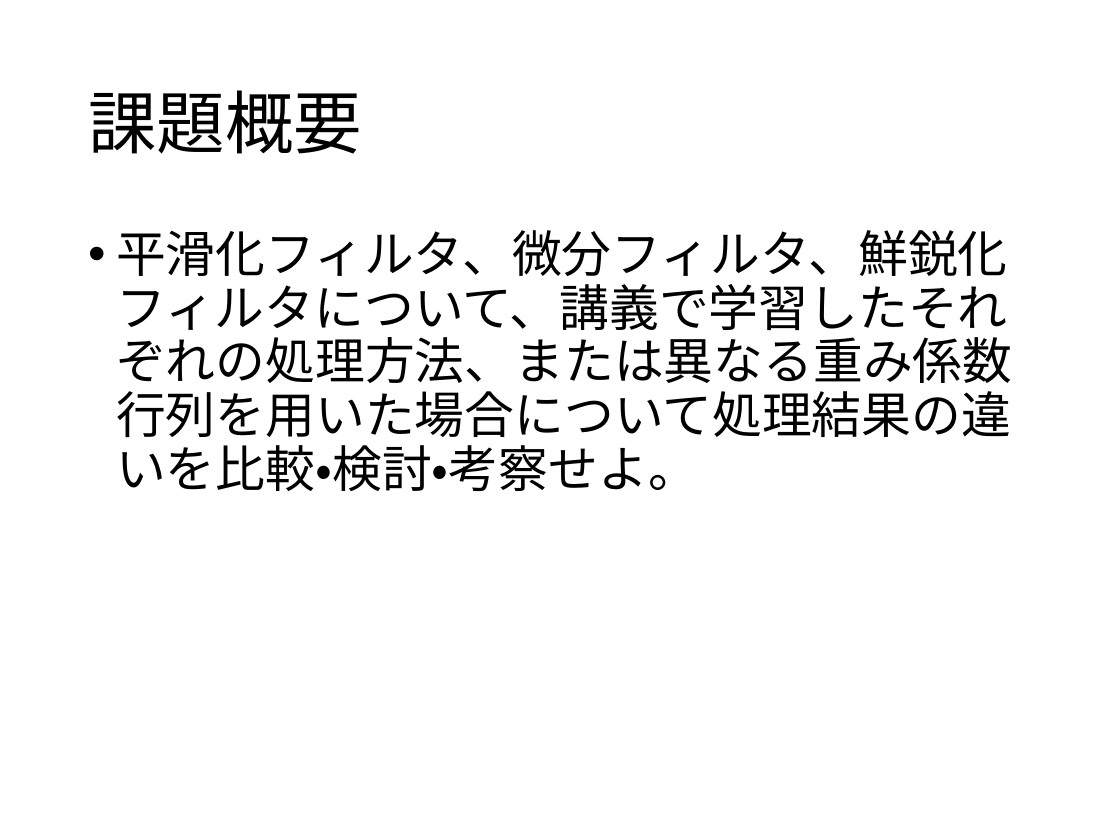
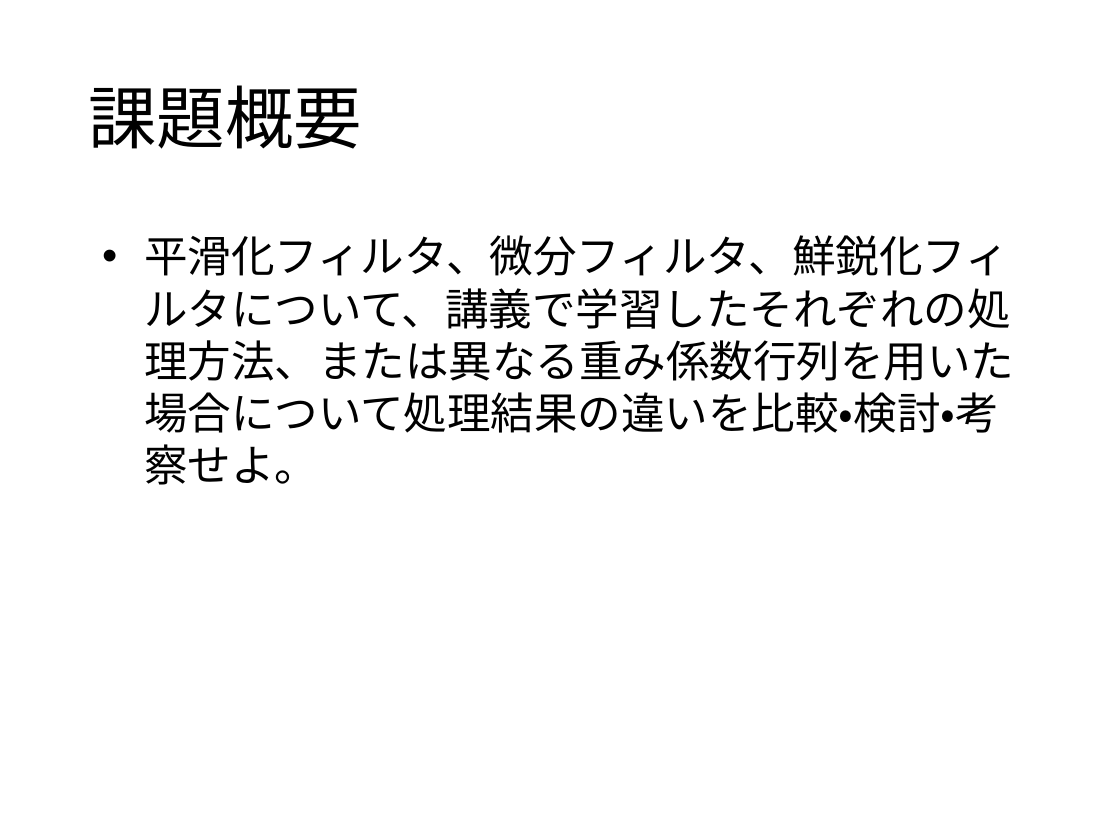
Before and after one commit to tamu0106/IN4_exp, a slide deck: slide 4 of exp_c/slide/exp_C.pptx. Drawn at 1120x840 pixels with LibreOffice and Linux fonts; fonts in the diff are those of the drawing. Boxes give left, top, right and bottom in pixels: in the first picture for what was removed or moved away, otherwise in the second. Text is boxed around its words. In the diff, an @@ line names an element or a change of style, - is before the commit and + after.

```diff
--- a/exp_c/slide/exp_C.pptx
+++ b/exp_c/slide/exp_C.pptx
@@ title "課題概要" moved from (x1=88, y1=90, x2=362, y2=154) to (x1=88, y1=85, x2=362, y2=149) @@
@@ text "平滑化フィルタ、微分フィルタ、鮮鋭化フィルタについて、講義で学習したそれぞれの処理方法、または異なる重み係数行列を用いた ..." at (x1=144, y1=235, x2=1014, y2=485): size 32 to 28 pt; indent changed; line spacing 0.9 to 1; more space between paragraphs @@
```
Also in this commit, not shown: 20 other slides changed.
